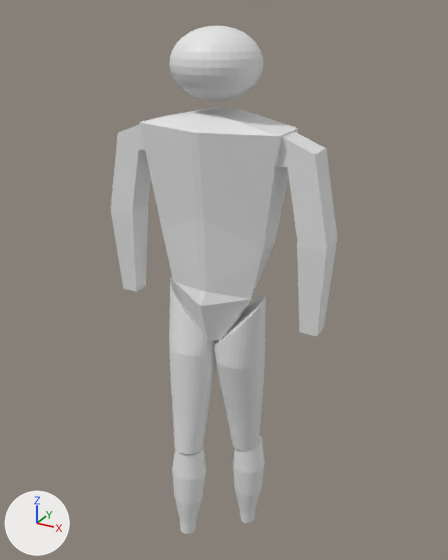
One commit to the Blender file resources/models/MrStix.blend: the scene before it, then after it.
Before and after are seen from a camera (50 mm lens) standing at (1.029, -1.822, 2.104) and looking at (-0.006, 0.06, 1.163). The lights are fixed; the arrows at lower left show +X, +Y and +Z.

The older version as bpy lines, for what is in view:
```python
ob_cube = bpy.data.objects.new('Cube', me_cube)
ob_cube.location = (-0.195, -0.002, 1.698)
ob_cube.scale = (0.05, 0.05, 0.05)
ob_cube_001 = bpy.data.objects.new('Cube.001', me_cube)
ob_cube_001.location = (0.19, -0.002, 1.698)
ob_cube_001.rotation_euler = (0.0, 0.0, -3.142)  # degrees (0, 0, -180)
ob_cube_001.scale = (0.05, 0.05, 0.05)
ob_cylinder = bpy.data.objects.new('Cylinder', me_cylinder)
ob_cylinder.location = (0.488, -0.005, 1.032)
ob_cylinder.rotation_euler = (-0.125, 0.0, 0.0)  # degrees (-7.2, 0, 0)
ob_cylinder.scale = (1.0, 1.04, 1.0)
ob_cylinder_001 = bpy.data.objects.new('Cylinder.001', me_cylinder_003)
ob_cylinder_001.location = (-0.095, -0.089, 0.223)
ob_cylinder_001.rotation_euler = (0.0768, 3.142, 0.0)  # degrees (4.4, 180, 0)
ob_cylinder_001.scale = (1.0, 1.04, 0.745)
ob_cylinder_002 = bpy.data.objects.new('Cylinder.002', me_cylinder_004)
ob_cylinder_002.location = (0.1, 0.078, 0.223)
ob_cylinder_002.rotation_euler = (0.0, 3.142, 0.0)  # degrees (0, 180, 0)
ob_cylinder_002.scale = (1.0, 1.04, 0.745)
ob_cylinder_003 = bpy.data.objects.new('Cylinder.003', me_cylinder)
ob_cylinder_003.location = (-0.493, -0.005, 1.032)
ob_cylinder_003.rotation_euler = (-0.125, 0.0, -3.142)  # degrees (-7.2, 0, -180)
ob_cylinder_003.scale = (1.0, 1.04, 1.0)
ob_cylinder_004 = bpy.data.objects.new('Cylinder.004', me_cylinder_002)
ob_cylinder_004.location = (0.0, 0.0, 1.361)
ob_cylinder_004.rotation_euler = (0.0, 0.0, 0.393)  # degrees (0, 0, 23)
ob_cylinder_004.scale = (1.0, 1.0, 0.772)
ob_sphere = bpy.data.objects.new('Sphere', me_sphere)
ob_sphere.location = (0.0, 0.0, 1.94)
ob_sphere.scale = (1.0, 1.0, 0.75)
```
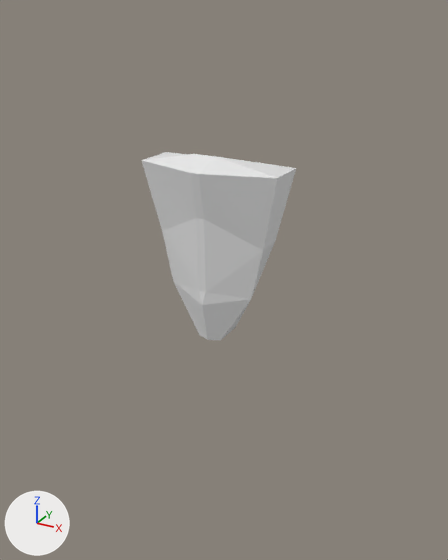
Commit message: mr stix rev

The edits, one by one:
me_cylinder_002 is used by ob_cylinder_004; location (0.0, 0.0, 1.361); rotation (0.0, 0.0, 0.393), in degrees (0, 0, 23); scale (1.0, 1.0, 0.772).
me_cylinder_002 had 37 vertices, 44 faces and spanned x -0.268..0.268, y -0.17..0.17, z -0.5..0.558.
me_cylinder_002 now has 37 vertices, 44 faces and spans x -0.268..0.268, y -0.17..0.17, z -0.5..0.39.
me_cylinder_002 part 1: 17 of 37 vertices moved; they spanned x -0.268..0.268, y -0.17..0.17, z -0.294..0.558 and now span x -0.268..0.268, y -0.17..0.17, z -0.294..0.39; mean shift (-0.004, -0.011, -0.126); largest move (0.073, 0.052, 0.558) -> (0.057, 0.013, 0.348).
Object 'Cylinder.003' (ob_cylinder_003) is now hidden.
Object 'Cylinder.002' (ob_cylinder_002) is now hidden.
Object 'Cylinder.001' (ob_cylinder_001) is now hidden.
Object 'Cylinder' (ob_cylinder) is now hidden.
Object 'Cube.001' (ob_cube_001) turns from (0, 0, -180) to (0, 0, 0) degrees about x, y and z.
Object 'Cube.001' (ob_cube_001) moves from (0.19, -0.002, 1.698) to (-0.195, -0.002, 1.698).
Object 'Cube.001' (ob_cube_001) gains a MIRROR modifier named 'Mirror'.
Modifier setting: mirror_object = ob_cube.
Object 'Cube.001' (ob_cube_001) is now hidden.
Object 'Cube' (ob_cube) moves from (-0.195, -0.002, 1.698) to (0.19, -0.002, 1.698).
Object 'Cube' (ob_cube) turns from (0, 0, 0) to (0, 0, -180) degrees about x, y and z.
Object 'Cube' (ob_cube) is now hidden.
Object 'Sphere' (ob_sphere) moves from (0.0, 0.0, 1.94) to (0.0, 0.022, 1.856).
Object 'Sphere' (ob_sphere) is now hidden.

Location of each change, [x1, y1, x2, y2] in pixels of the pictures (448 x 560 px):
'Cylinder.004', reshaped (19% shorter): before [139, 107, 298, 341]; after [141, 152, 296, 341]
'Cube.001', hidden: before [277, 132, 337, 337]
'Sphere', hidden: before [169, 26, 263, 101]
'Cylinder', hidden: before [169, 277, 216, 455]
'Cylinder.003', hidden: before [213, 295, 266, 451]
'Cube', hidden: before [111, 124, 151, 292]
'Cylinder.001', hidden: before [172, 445, 206, 534]
'Cylinder.002', hidden: before [231, 435, 265, 523]
